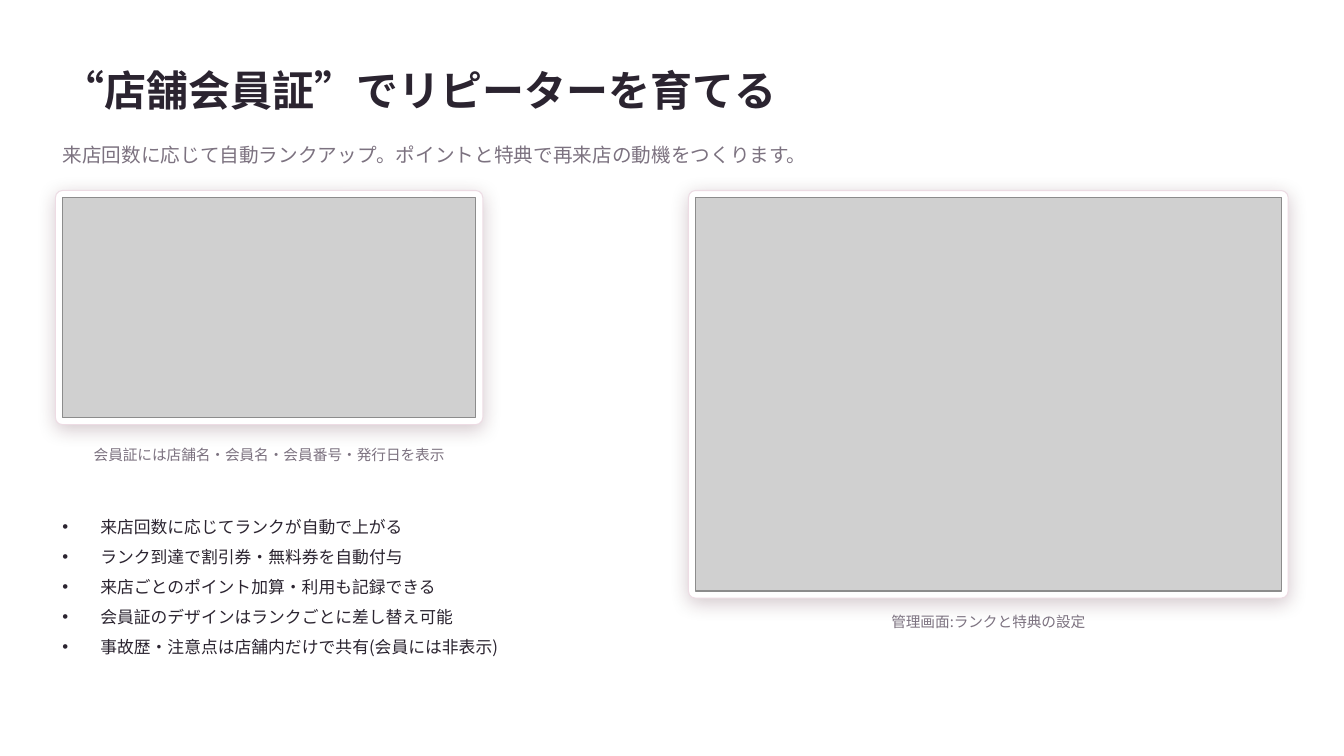
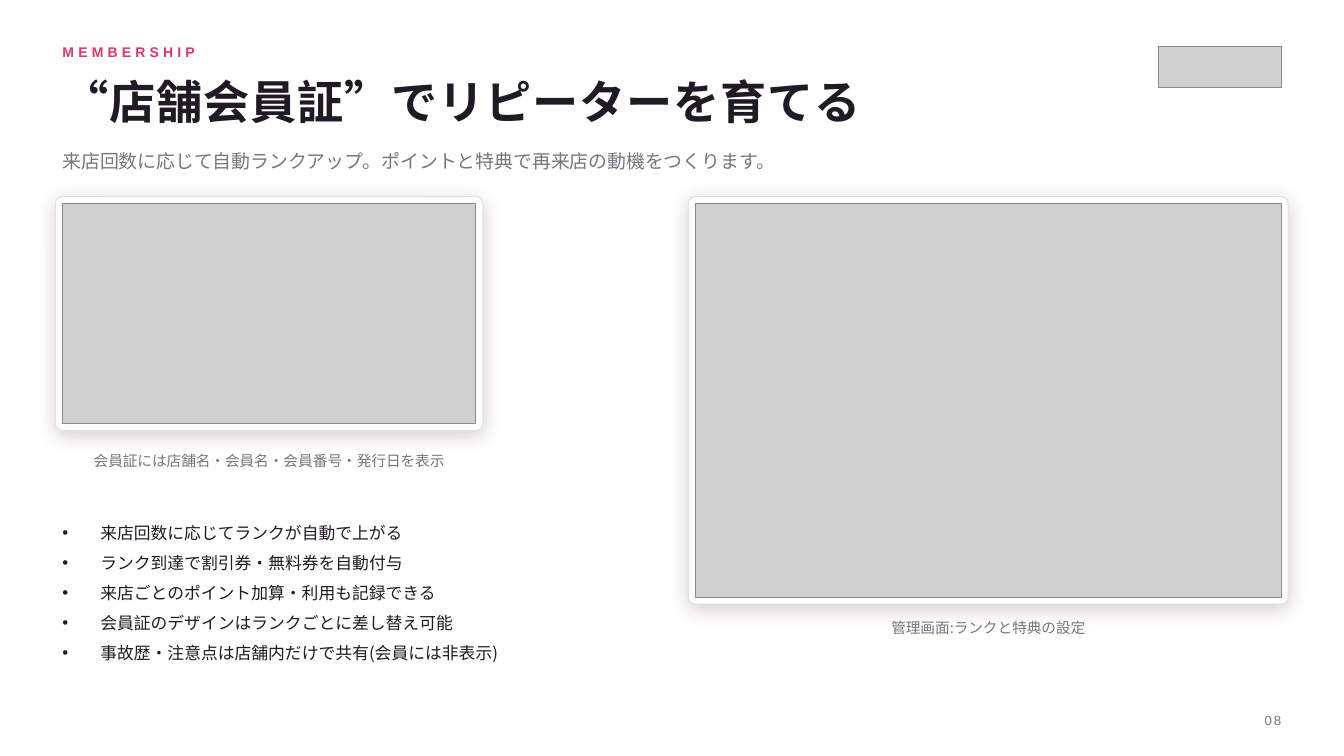
Before and after one commit to kanabun-git/ume, a slide deck: slide 8 of docs/fuzokuzero_sales_deck.pptx. Drawn at 1344x756 pixels with LibreOffice and Linux fonts; fonts in the diff are those of the drawing; grey boxes stand for pictures. Boxes give left, top, right and bottom in pixels: in the first picture for what was removed or moved away, otherwise in the second. Text is boxed around its words. In the diff, an @@ line names an element or a change of style, - is before the commit and + after.

```diff
--- a/docs/fuzokuzero_sales_deck.pptx
+++ b/docs/fuzokuzero_sales_deck.pptx
@@ text added at [62, 47, 194, 57], 10 pt, text #E0356B, bold @@
+MEMBERSHIP
@@ picture added at [1158, 46, 1281, 88] @@
@@ text "“店舗会員証”でリピーターを育てる": place and size @@
-text "“店舗会員証”でリピーターを育てる" at [62, 70, 776, 110]
+text "“店舗会員証”でリピーターを育てる" at [62, 79, 860, 123]
@@ text "“店舗会員証”でリピーターを育てる" at [62, 79, 860, 123]: size 30 to 33 pt, text colour #2B2430 to #1F1A24, letter spacing 0 to 0.6 pt @@
@@ text "来店回数に応じて自動ランクアップ。ポイントと特典で再来店の動機をつくります。": place and size @@
-text "来店回数に応じて自動ランクアップ。ポイントと特典で再来店の動機をつくります。" at [62, 145, 806, 164]
+text "来店回数に応じて自動ランクアップ。ポイントと特典で再来店の動機をつくります。" at [62, 152, 774, 170]
@@ text "来店回数に応じて自動ランクアップ。ポイントと特典で再来店の動機をつくります。" at [62, 152, 774, 170]: size 14 to 13.5 pt; line spacing 1 to 1.2; vertical alignment middle to top @@
@@ 2 pictures, 2 texts, 2 rounded rectangles: place and size @@
-2 pictures, 2 texts, 2 rounded rectangles at [55, 191, 1289, 628]
+2 pictures, 2 texts, 2 rounded rectangles at [55, 197, 1289, 634]
@@ rounded rectangle at [55, 197, 483, 431]: outline #EDDCE4 0.75 pt to #EBDDE4 0.75 pt; shadow changed @@
@@ rounded rectangle at [689, 197, 1289, 604]: outline #EDDCE4 0.75 pt to #EBDDE4 0.75 pt; shadow changed @@
@@ text "来店回数に応じてランクが自動で上がる" at [100, 525, 498, 662]: text colour #2B2430 to #1F1A24 @@
@@ text added at [1265, 716, 1282, 725], 9.5 pt, text #7C7280 @@
+08
```
Also in this commit, not shown: 13 other slides changed, 8 other files.
